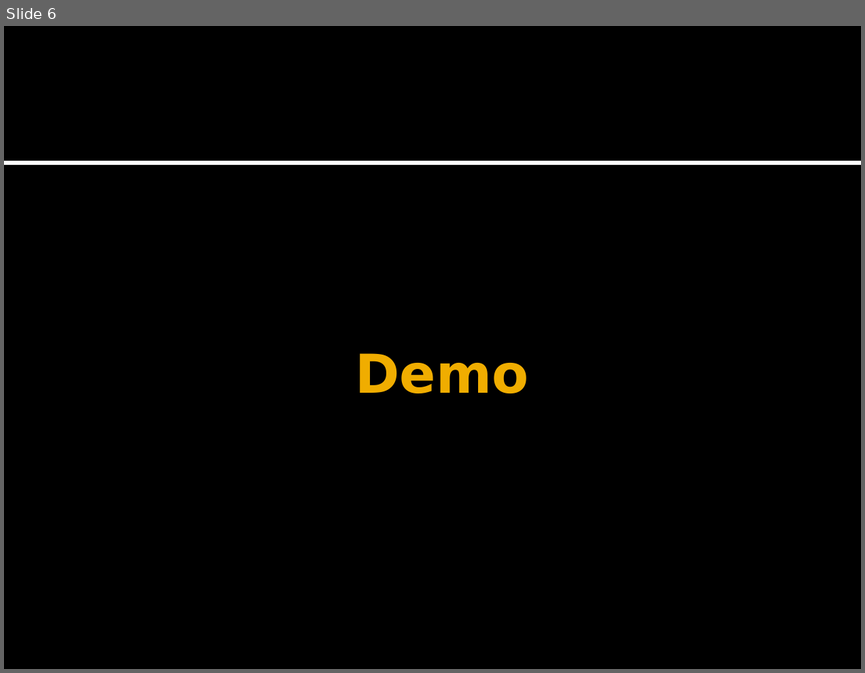
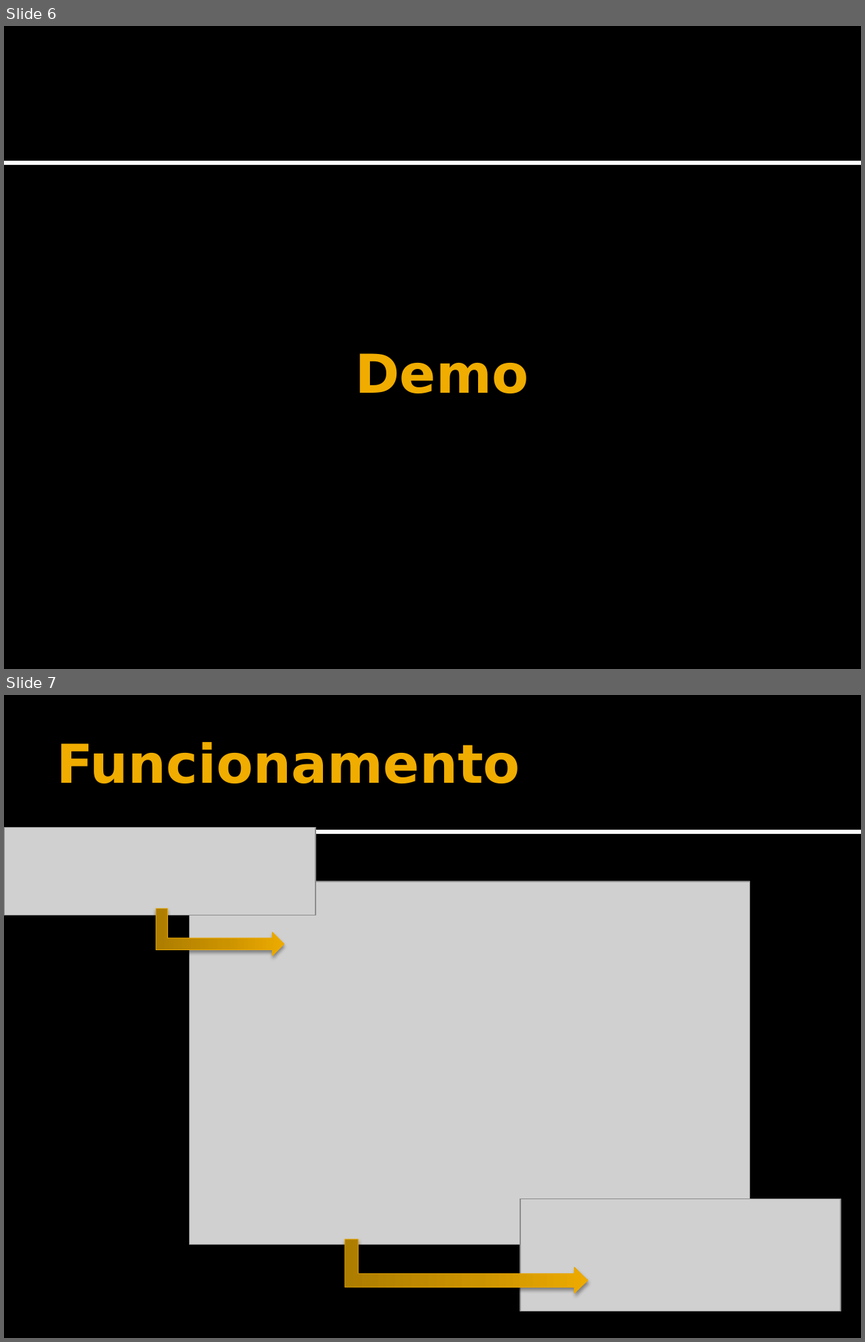
Before and after one commit to DVDPT/Programmatically-Speaking-Repository, a slide deck: AsyncStuff/AsyncDemo/Slides.pptx. Shown one above the other, each under a label of ours: slide 6 before the commit, slides 6 and 7 after it. The pictures are 865x673 and 865x1342 pixels, drawn with LibreOffice and Linux fonts; fonts in the diff are those of the drawing; grey boxes stand for pictures. Boxes give left, top, right and bottom in pixels: in the first picture for what was removed or moved away, otherwise in the second. Text is boxed around its words. In the diff, an @@ line names an element or a change of style, - is before the commit and + after.

```diff
--- a/AsyncStuff/AsyncDemo/Slides.pptx
+++ b/AsyncStuff/AsyncDemo/Slides.pptx
@@ slide 7 added at <box>4,695,861,1338</box>, background #000000; not listed: 2 template elements that a slide beside it also shows @@
@@ title added at <box>56,742,520,783</box>, 45 pt, text #F0AD00, bold @@
+Funcionamento
@@ picture added at <box>4,828,316,915</box> @@
@@ picture added at <box>190,882,750,1244</box> @@
@@ bent up arrow added at <box>155,909,283,956</box>, fill gradient #AE7D00 to #CC9300 to #EEAB00, outline #EBA900 0.5 pt @@
@@ picture added at <box>520,1199,840,1311</box> @@
@@ bent up arrow added at <box>345,1239,587,1293</box>, fill gradient #AE7D00 to #CC9300 to #EEAB00, outline #EBA900 0.5 pt @@
```
Also in this commit, not shown: 5 slides changed, 2 slides removed, 2 other files.
